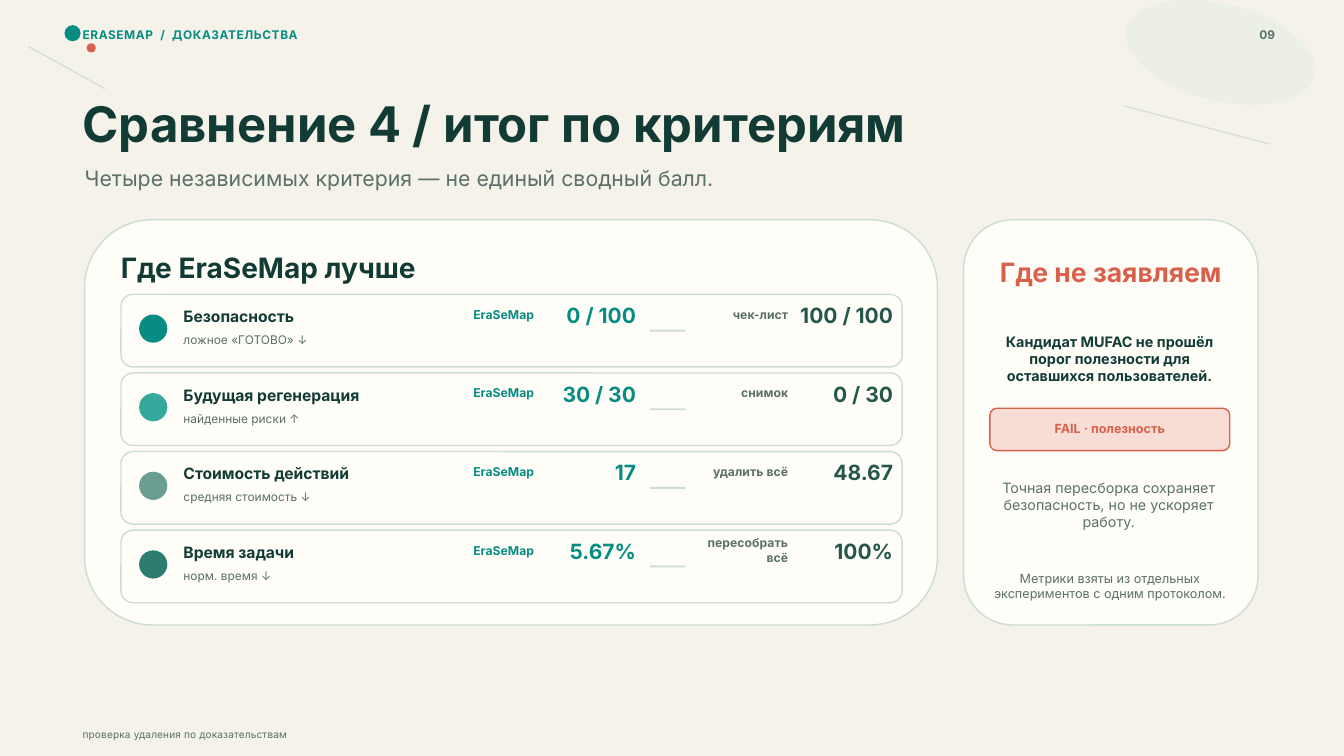
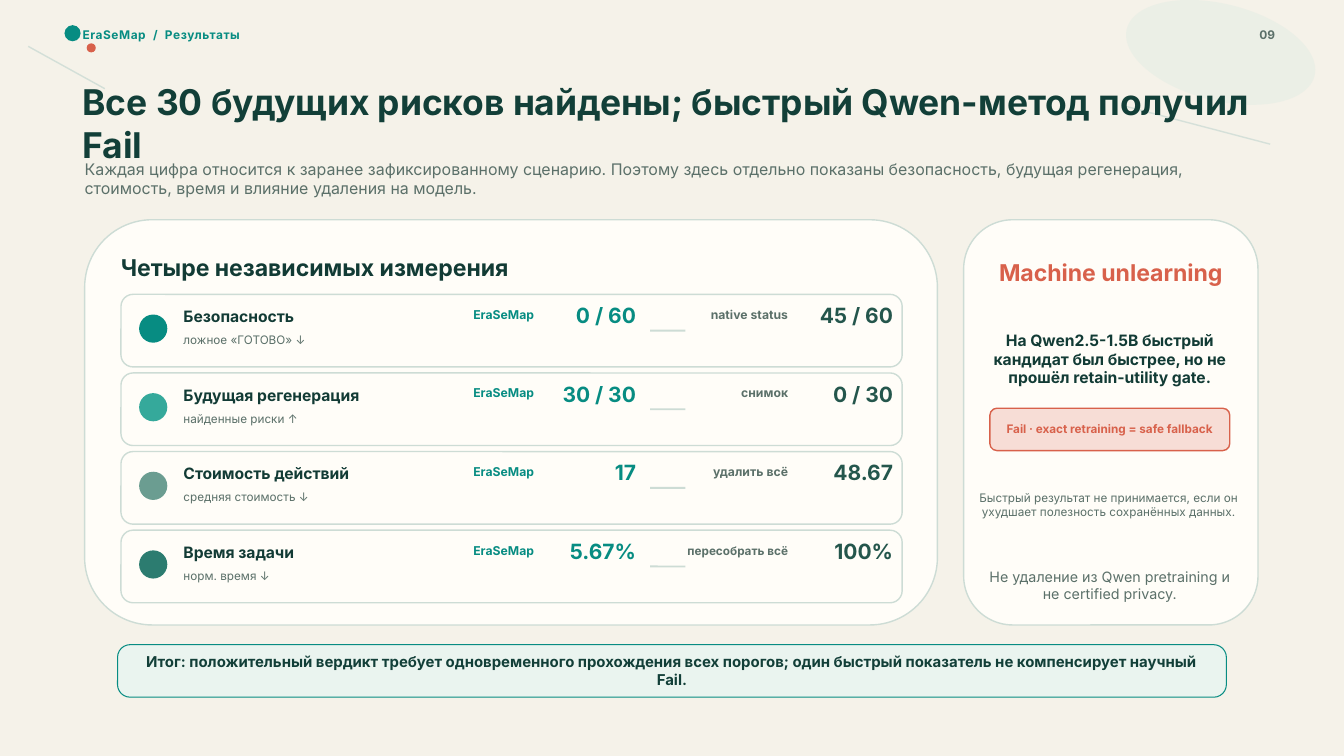
Before and after one commit to nazkari86-lab/erasemap, a slide deck: slide 9 of competition/EraSeMap_RU.pptx. Drawn at 1344x756 pixels with LibreOffice and Linux fonts; fonts in the diff are those of the drawing. Boxes give left, top, right and bottom in pixels: in the first picture for what was removed or moved away, otherwise in the second. Text is boxed around its words. In the diff, an @@ line names an element or a change of style, - is before the commit and + after.

```diff
--- a/competition/EraSeMap_RU.pptx
+++ b/competition/EraSeMap_RU.pptx
@@ text at (83,30,240,42): text changed @@
-ERASEMAP / ДОКАЗАТЕЛЬСТВА
+EraSeMap / Результаты
@@ text at (83,88,1249,166): text changed; size 35 to 25.2 pt; text colour #123B35 to #123F38 @@
-Сравнение 4 / итог по критериям
+Все 30 будущих рисков найдены; быстрый Qwen-метод получил Fail
@@ text at (85,163,1183,197): text changed; size 15.2 to 11.4 pt @@
-Четыре независимых критерия — не единый сводный балл.
+Каждая цифра относится к заранее зафиксированному сценарию. Поэтому здесь отдельно показаны безопасность, будущая регенерация, стоимость, время и влияние удаления на модель.
@@ text at (121,259,509,281): text changed; size 20 to 16.5 pt @@
-Где EraSeMap лучше
+Четыре независимых измерения
@@ text at (999,263,1222,286): text changed; size 19 to 16.5 pt @@
-Где не заявляем
+Machine unlearning
@@ text at (576,307,636,324): text changed @@
-0 / 100
+0 / 60
@@ text at (711,309,788,319): text changed @@
-чек-лист
+native status
@@ text at (820,307,893,323): text changed @@
-100 / 100
+45 / 60
@@ text at (994,334,1226,387): text changed; size 10.3 to 11.2 pt @@
-Кандидат MUFAC не прошёл
-порог полезности для
-оставшихся пользователей.
+На Qwen2.5-1.5B быстрый кандидат был быстрее, но не прошёл retain-utility gate.
@@ text at (1007,424,1213,436): text changed; size 9 to 8.4 pt @@
-FAIL · полезность
+Fail · exact retraining = safe fallback
@@ text at (979,493,1238,519): text changed; size 10.2 to 8.5 pt @@
-Точная пересборка сохраняет
-безопасность, но не ускоряет работу.
+Быстрый результат не принимается, если он ухудшает полезность сохранённых данных.
@@ size 8.5 to 8.4 pt in 4 elements at (183,335,293,344), (183,414,284,426), (183,494,296,504), (183,573,256,583) @@
@@ text "пересобрать всё" at (687,546,788,558): size 8.7 to 8.4 pt @@
@@ text at (989,571,1230,602): text changed; size 9 to 10.2 pt @@
-Метрики взяты из отдельных
-экспериментов с одним протоколом.
+Не удаление из Qwen pretraining и не certified privacy.
@@ rounded rectangle added at (118,645,1227,698), fill #EAF4EF, outline #078C82 0.75 pt, 10.6 pt, text #123F38, bold @@
+Итог: положительный вердикт требует одновременного прохождения всех порогов; один быстрый показатель не компенсирует научный Fail.
@@ text removed at (83,732,287,740) @@
-проверка удаления по доказательствам
```
Also in this commit, not shown: 6 other slides changed, 6 slides added, 6 slides removed, 26 other files.
